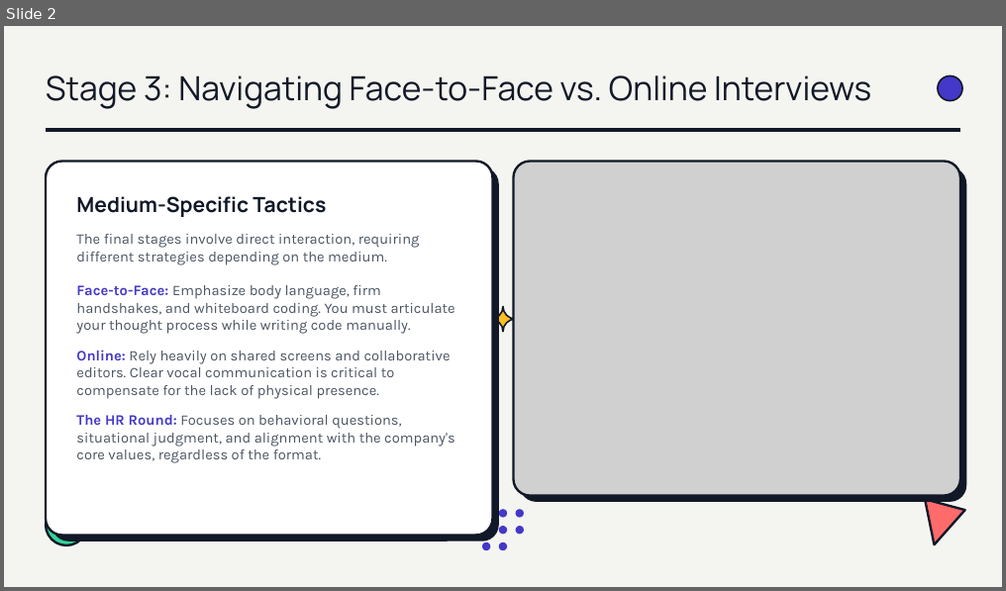
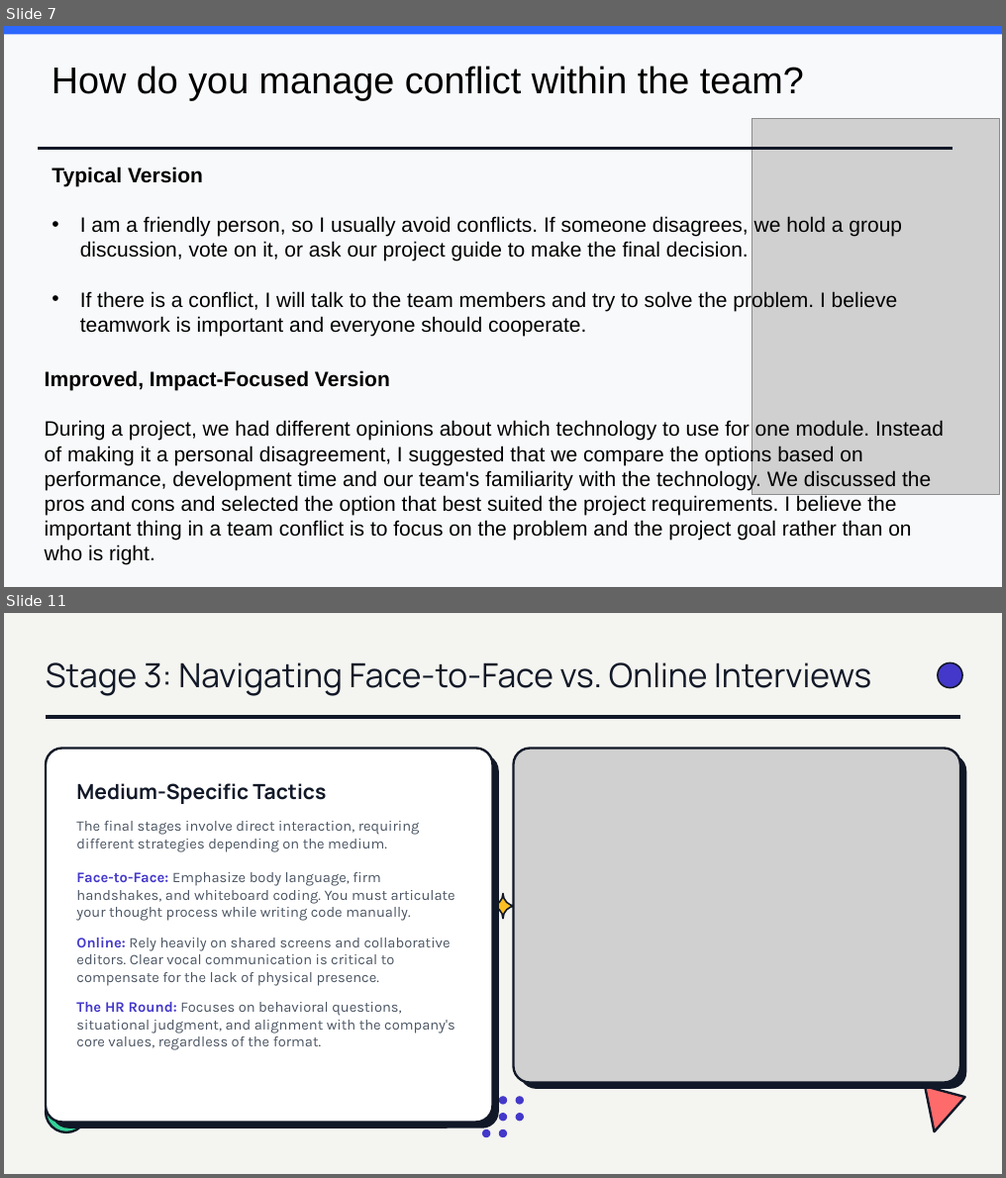
Before and after one commit to brinda-25/workshop, a slide deck: Day4/Mastering_Interview.pptx. Shown one above the other, each under a label of ours: slide 2 before the commit, slides 7 and 11 after it; the slides between them are not shown. The pictures are 1006x591 and 1006x1178 pixels, drawn with LibreOffice and Linux fonts; fonts in the diff are those of the drawing; grey boxes stand for pictures; background and template pictures are left out. Boxes give left, top, right and bottom in pixels: in the first picture for what was removed or moved away, otherwise in the second. Text is boxed around its words. In the diff, an @@ line names an element or a change of style, - is before the commit and + after.

```diff
--- a/Day4/Mastering_Interview.pptx
+++ b/Day4/Mastering_Interview.pptx
@@ slide 7 added at [4,26,1002,587], background picture (left out) @@
@@ rectangle added at [4,26,1002,587], fill #F8F9FA @@
@@ rectangle added at [4,26,1002,34], fill #2D68FE @@
@@ text added at [52,66,804,101], 36 pt, text #000000 @@
+How do you manage conflict within the team?
@@ picture added at [751,119,1000,495] @@
@@ line added from (38, 148) to (953, 148), #111827 3 pt @@
@@ text added at [52,167,902,336], 20 pt, text #000000 @@
+Typical Version
+• I am a friendly person, so I usually avoid conflicts. If someone disagrees, we hold a group discussion, vote on it, or ask our project guide to make the final decision.
+• If there is a conflict, I will talk to the team members and try to solve the problem. I believe teamwork is important and everyone should cooperate.
@@ text added at [45,371,944,566], 20 pt, text #000000 @@
+Improved, Impact-Focused Version
+During a project, we had different opinions about which technology to use for one module. Instead of making it a personal disagreement, I suggested that we compare the options based on performance, development time and our team's familiarity with the technology. We discussed the pros and cons and selected the option that best suited the project requirements. I believe the important thing in a team conflict is to focus on the problem and the project goal rather than on who is right.
@@ what was slide 2 is now slide 11 @@
```
Also in this commit, not shown: 8 other slides added.
